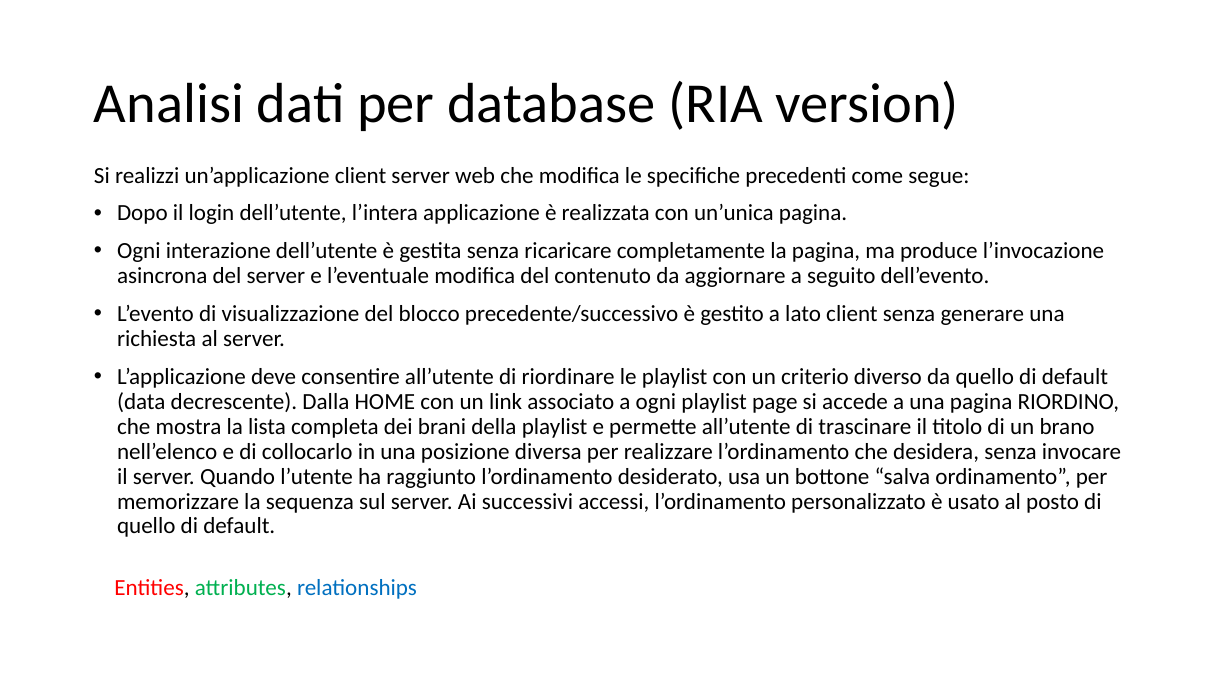
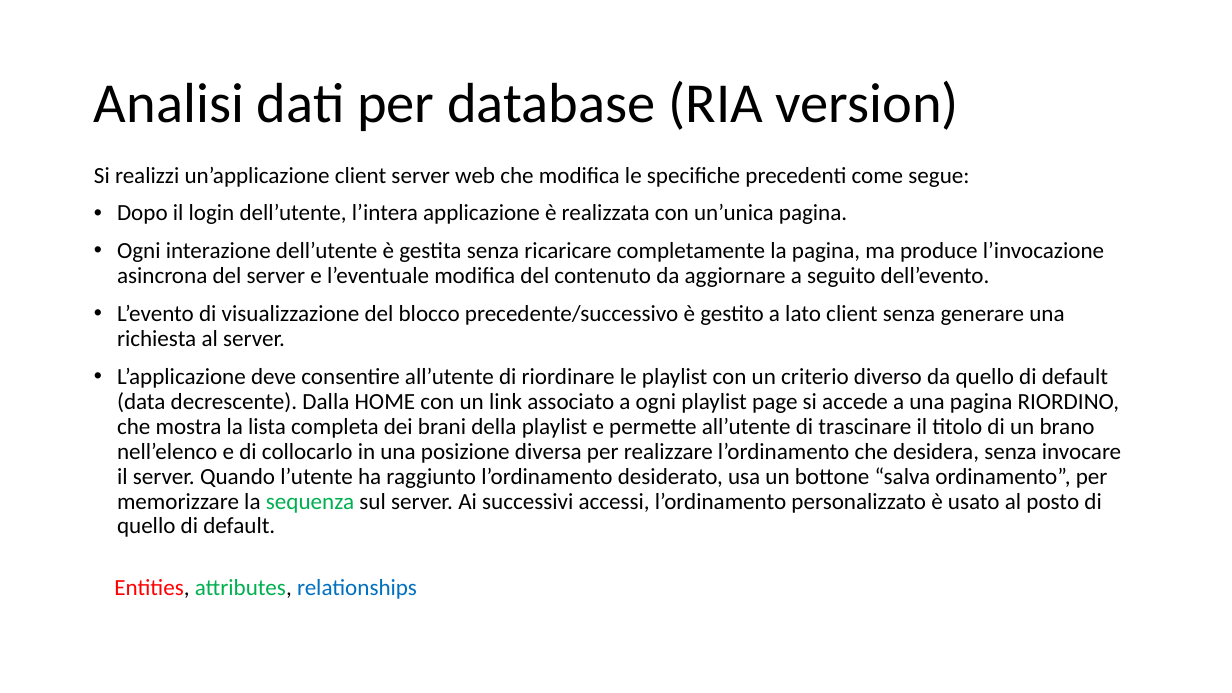
Before and after one commit to GenniImparato/PlaylistMaker, a slide deck: slide 3 of doc/documentation (RIA).pptx. Drawn at 1232x693 pixels with LibreOffice and Linux fonts; fonts in the diff are those of the drawing. Boxes give left, top, right and bottom in pixels: in the first picture for what was removed or moved away, otherwise in the second. Text is boxed around its words. In the diff, an @@ line names an element or a change of style, - is before the commit and + after.

```diff
--- a/doc/documentation (RIA).pptx
+++ b/doc/documentation (RIA).pptx
@@ text at box(117, 368, 1121, 537): text colour #000000 to #00B050 in "sequenza" @@
```
Also in this commit, not shown: 5 other slides changed, 9 slides added, 28 other files.
